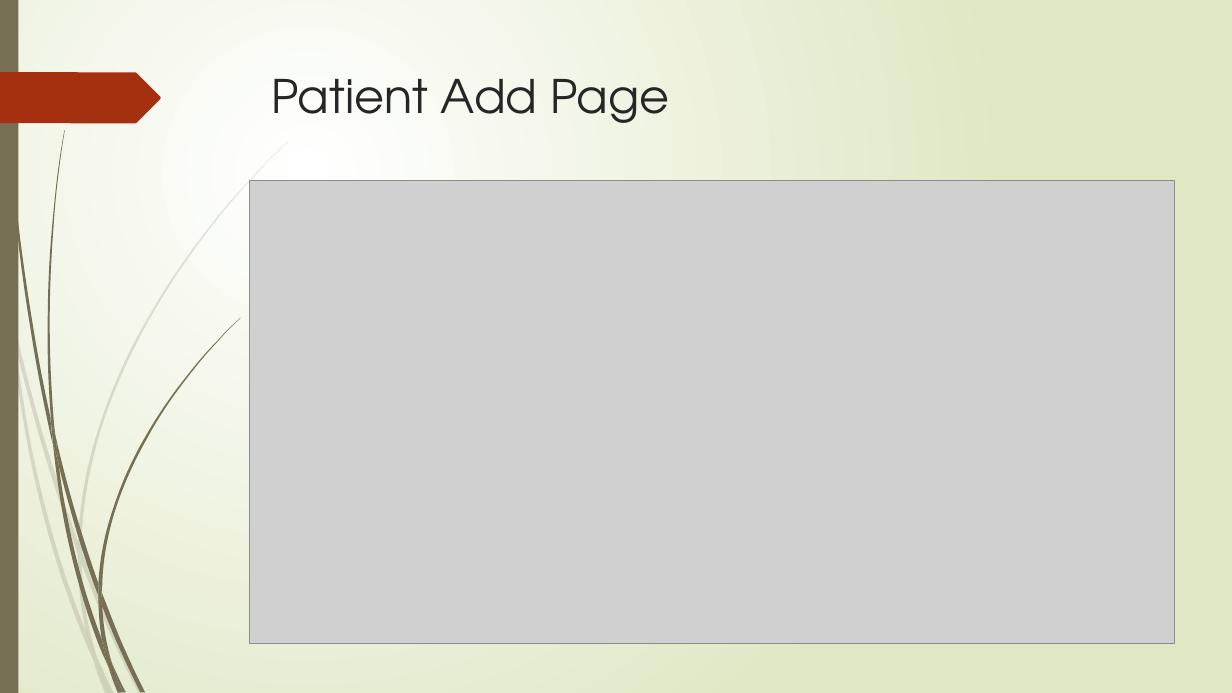
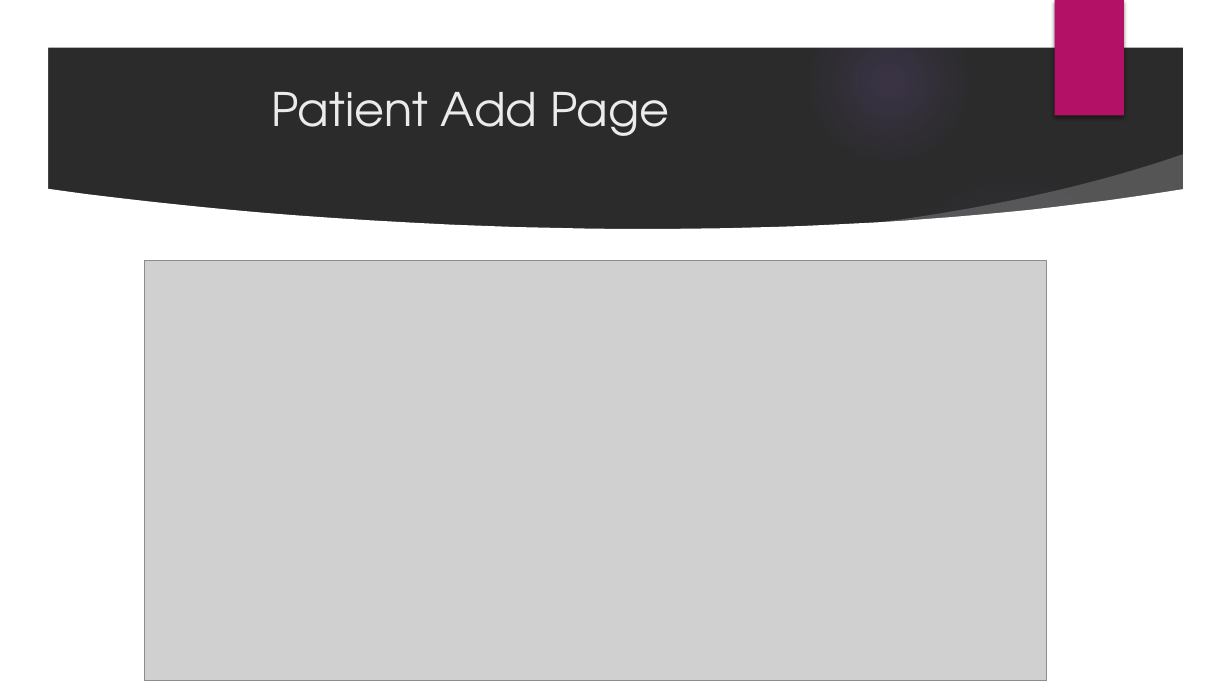
Before and after one commit to dipu157/pres_reactlara, a slide deck: slide 25 of Documentation/CSE202103099_(Mineuddin Ahmed Dipu).pptx. Drawn at 1232x693 pixels with LibreOffice and Linux fonts; fonts in the diff are those of the drawing; grey boxes stand for pictures; background and template pictures are left out; a plain dark background stands for a picture behind light text. Boxes give left, top, right and bottom in pixels: in the first picture for what was removed or moved away, otherwise in the second. Text is boxed around its words. In the diff, an @@ line names an element or a change of style, - is before the commit and + after.

```diff
--- a/Documentation/CSE202103099_(Mineuddin Ahmed Dipu).pptx
+++ b/Documentation/CSE202103099_(Mineuddin Ahmed Dipu).pptx
@@ background gradient #FFFFFF to #DFE8C4 to picture (left out) @@
@@ rectangle removed at bbox=[0, 0, 18, 693] @@
@@ group added at bbox=[0, 0, 1232, 693]: 5 ellipses, 3 freeform shapes @@
@@ rectangle added at bbox=[1055, 0, 1124, 116], fill #B31166 @@
@@ freeform shape removed at bbox=[0, 72, 161, 123] @@
@@ title "Patient Add Page" at bbox=[271, 92, 669, 136]: text colour #262626 to #EBEBEB; vertical alignment top to middle @@
@@ picture: place and size @@
-picture at bbox=[250, 181, 1175, 644]
+picture at bbox=[144, 261, 1047, 681]
@@ group removed at bbox=[0, 141, 288, 693]: 10 freeform shapes @@
@@ group removed at bbox=[3, 0, 240, 693]: 12 freeform shapes @@
```
Also in this commit, not shown: 26 other slides changed, 4 slides added, 3 slides removed, 2 other files.
